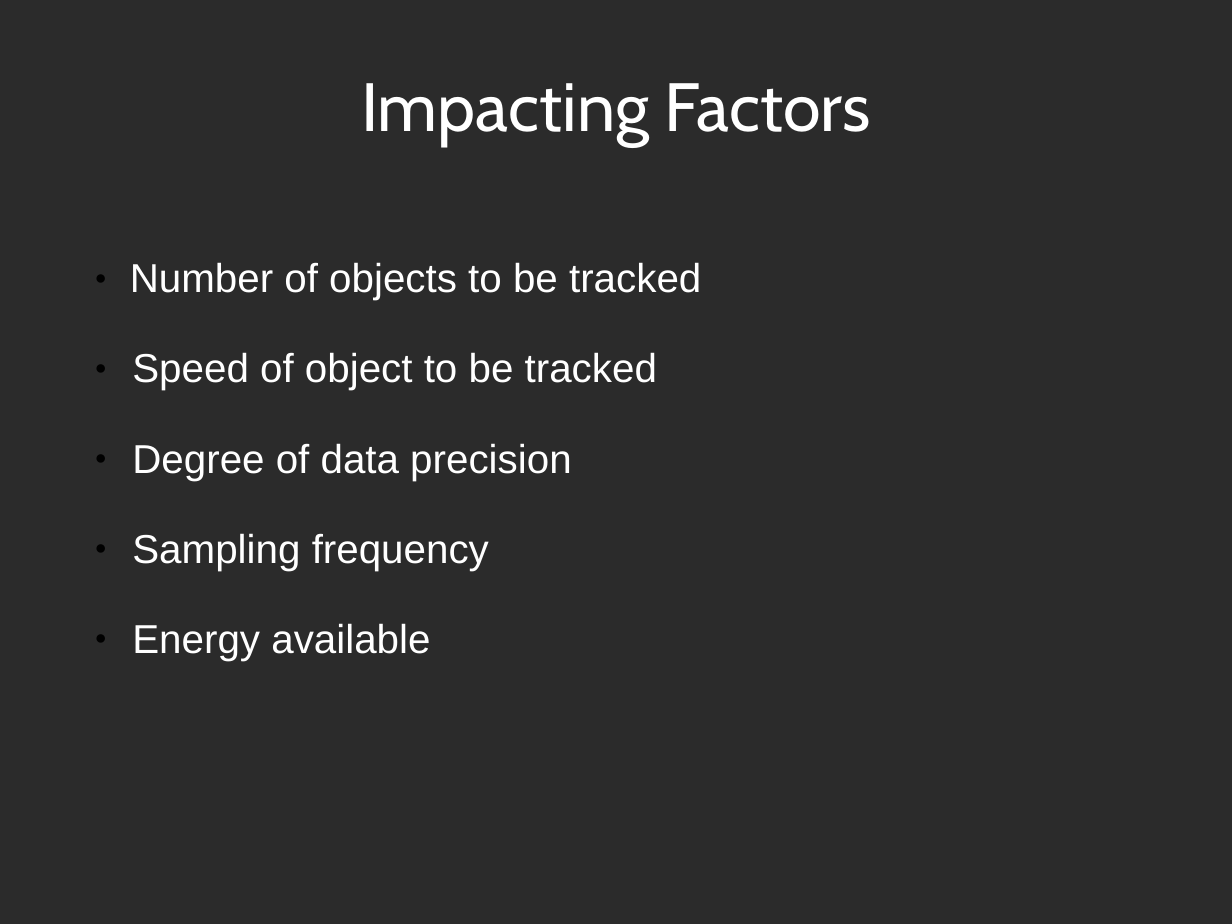
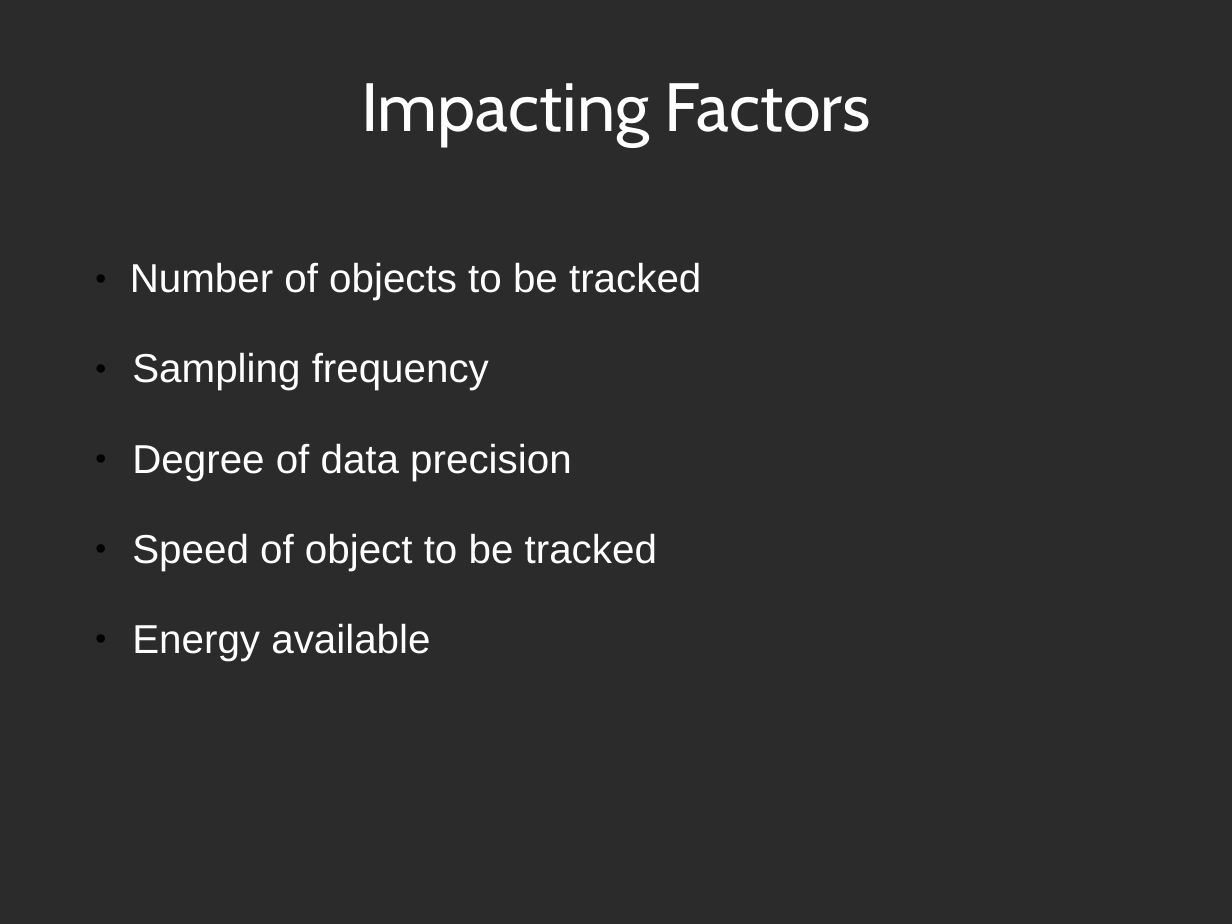
Before and after one commit to LuisEduardoER/baffleship, a slide deck: slide 4 of 370project.ppt. Drawn at 1232x924 pixels with LibreOffice and Linux fonts; fonts in the diff are those of the drawing; background and template pictures are left out; a plain dark background stands for a picture behind light text. Boxes give left, top, right and bottom in pixels: in the first picture for what was removed or moved away, otherwise in the second. Text is boxed around its words. In the diff, an @@ line names an element or a change of style, - is before the commit and + after.

```diff
--- a/370project.ppt
+++ b/370project.ppt
@@ text at <box>132,352,571,481</box>: paragraphs added @@
+● Sampling frequency
+● Degree of data precision
@@ text at <box>132,443,571,571</box>: paragraphs removed @@
-● Degree of data precision
-● Sampling frequency
```
Also in this commit, not shown: 10 other slides changed, 1 slide added.
